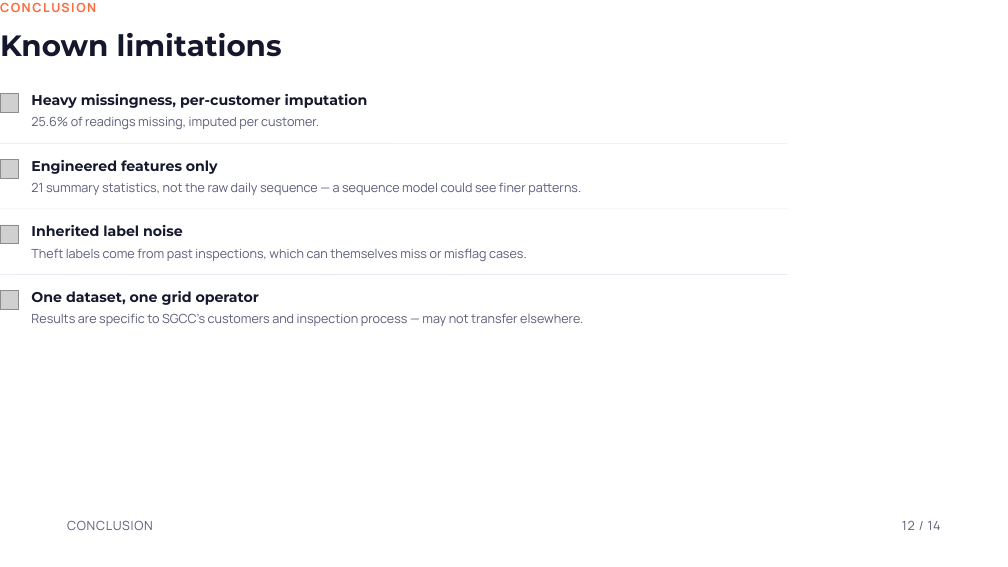
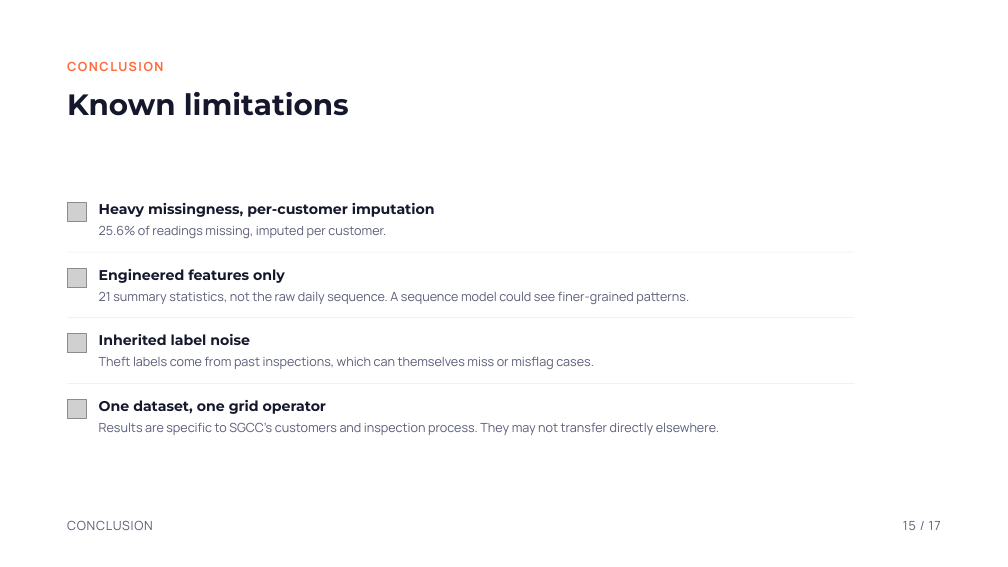
Before and after one commit to paarthjpg/electricity-theft-detection, a slide deck: slide 15 of Electricity Theft Detection Using Machine Learning.pptx (slide 12 before the commit). Drawn at 1008x567 pixels with LibreOffice and Linux fonts; fonts in the diff are those of the drawing; grey boxes stand for pictures. Boxes give left, top, right and bottom in pixels: in the first picture for what was removed or moved away, otherwise in the second. Text is boxed around its words. In the diff, an @@ line names an element or a change of style, - is before the commit and + after.

Commit message:
Deck: real slide margins, centered content, real-data charts
Give every slide proper 128px margins instead of text sitting in the
top-left corner, center each slide's content between title and footer,
drop em dashes, and add three slides built from real project data:
actual normal vs theft consumption curves, precision-recall curves with
the XGBoost confusion matrix, and the risk-score distribution behind
the top-5% inspection list.

```diff
--- a/Electricity Theft Detection Using Machine Learning.pptx
+++ b/Electricity Theft Detection Using Machine Learning.pptx
@@ text "CONCLUSION" rewrapped from [0, 0, 1008, 17] to [67, 59, 941, 76] @@
@@ title "Known limitations": place and size @@
-title "Known limitations" at [0, 33, 282, 57]
+title "Known limitations" at [67, 92, 349, 116]
@@ text "Heavy missingness, per-customer imputation": place and size @@
-text "Heavy missingness, per-customer imputation" at [31, 94, 368, 108]
+text "Heavy missingness, per-customer imputation" at [99, 203, 435, 217]
@@ text "25.6% of readings missing, imputed ...": place and size @@
-text "25.6% of readings missing, imputed ..." at [31, 116, 319, 129]
+text "25.6% of readings missing, imputed ..." at [99, 226, 386, 238]
@@ text "Engineered features only": place and size @@
-text "Engineered features only" at [31, 160, 218, 174]
+text "Engineered features only" at [99, 269, 285, 283]
@@ text at [99, 291, 689, 304]: text changed @@
-21 summary statistics, not the raw daily sequence — a sequence model could see finer patterns.
+21 summary statistics, not the raw daily sequence. A sequence model could see finer-grained patterns.
@@ text "Theft labels come from past ...": place and size @@
-text "Theft labels come from past ..." at [31, 248, 527, 261]
+text "Theft labels come from past ..." at [99, 356, 594, 369]
@@ text "Inherited label noise": place and size @@
-text "Inherited label noise" at [31, 225, 183, 236]
+text "Inherited label noise" at [99, 334, 250, 345]
@@ 4 pictures, 3 lines: place and size @@
-4 pictures, 3 lines at [0, 94, 788, 309]
+4 pictures, 3 lines at [67, 203, 855, 418]
@@ text "One dataset, one grid operator": place and size @@
-text "One dataset, one grid operator" at [31, 291, 259, 305]
+text "One dataset, one grid operator" at [99, 400, 326, 414]
@@ text at [99, 422, 719, 435]: text changed @@
-Results are specific to SGCC's customers and inspection process — may not transfer elsewhere.
+Results are specific to SGCC's customers and inspection process. They may not transfer directly elsewhere.
@@ text at [903, 521, 941, 530]: text changed @@
-12 / 14
+15 / 17
```
Also in this commit, not shown: 13 other slides changed, 3 slides added.
